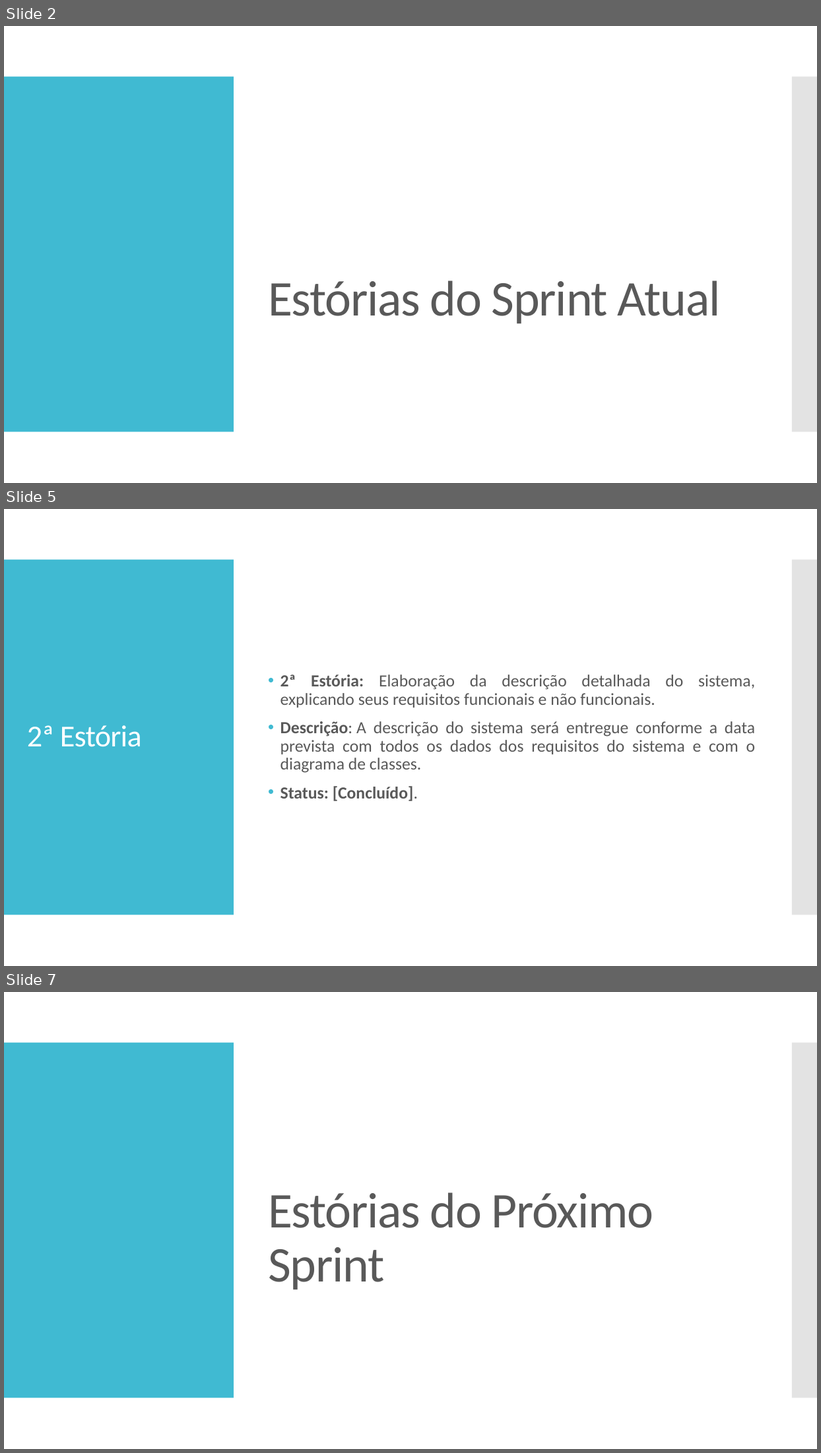
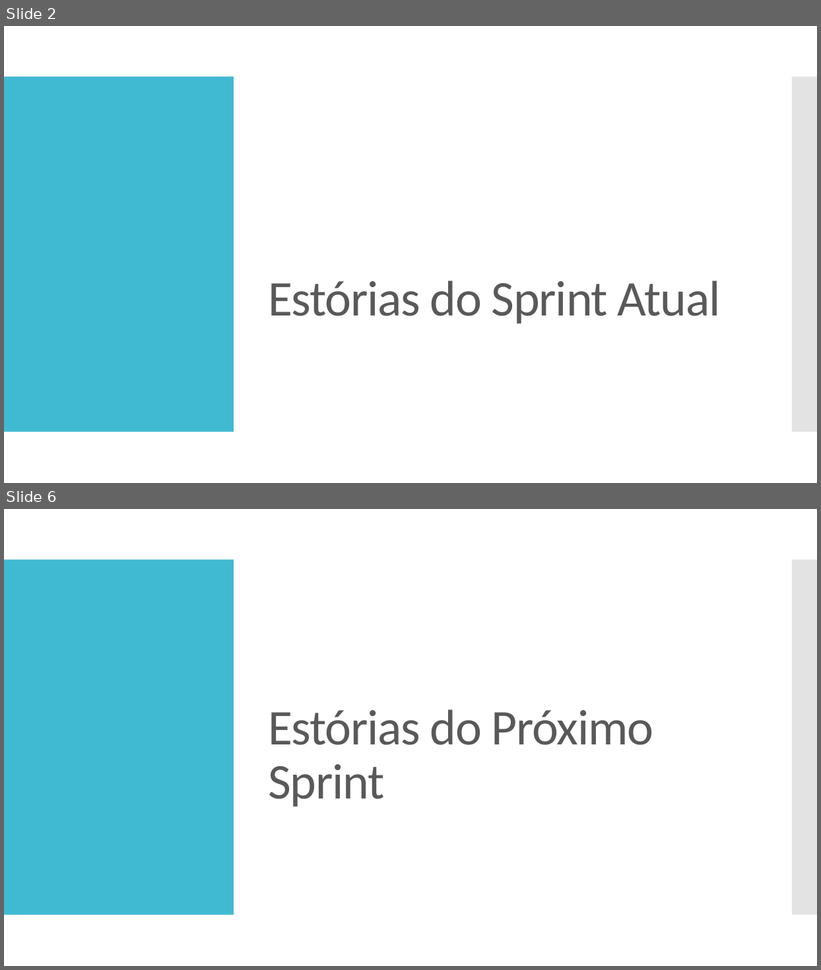
Before and after one commit to AlexandroGonSan/Projeto_final_POO_2018.2, a slide deck: Sprints/Sprint_003 da equipe.pptx. Shown one above the other, each under a label of ours: slides 2, 5 and 7 before the commit, slides 2 and 6 after it; the slides between them are not shown. The pictures are 821x1453 and 821x970 pixels, drawn with LibreOffice and Linux fonts; fonts in the diff are those of the drawing. Boxes give left, top, right and bottom in pixels: in the first picture for what was removed or moved away, otherwise in the second. Text is boxed around its words. In the diff, an @@ line names an element or a change of style, - is before the commit and + after.

```diff
--- a/Sprints/Sprint_003 da equipe.pptx
+++ b/Sprints/Sprint_003 da equipe.pptx
@@ slide 5 removed at <box>4,509,817,966</box>, background #FFFFFF; not listed: 2 template elements that a slide beside it also shows @@
@@ text removed at <box>281,675,756,801</box> @@
-• 2ª Estória: Elaboração da descrição detalhada do sistema, explicando seus requisitos funcionais e não funcionais.
-• Descrição: A descrição do sistema será entregue conforme a data prevista com todos os dados dos requisitos do sistema e com o diagrama de classes.
-• Status: [Concluído].
@@ title removed at <box>27,725,142,747</box> @@
-2ª Estória
@@ what was slide 7 is now slide 6 @@
```
Also in this commit, not shown: 3 slides changed, 2 slides added, 3 other slides removed.
